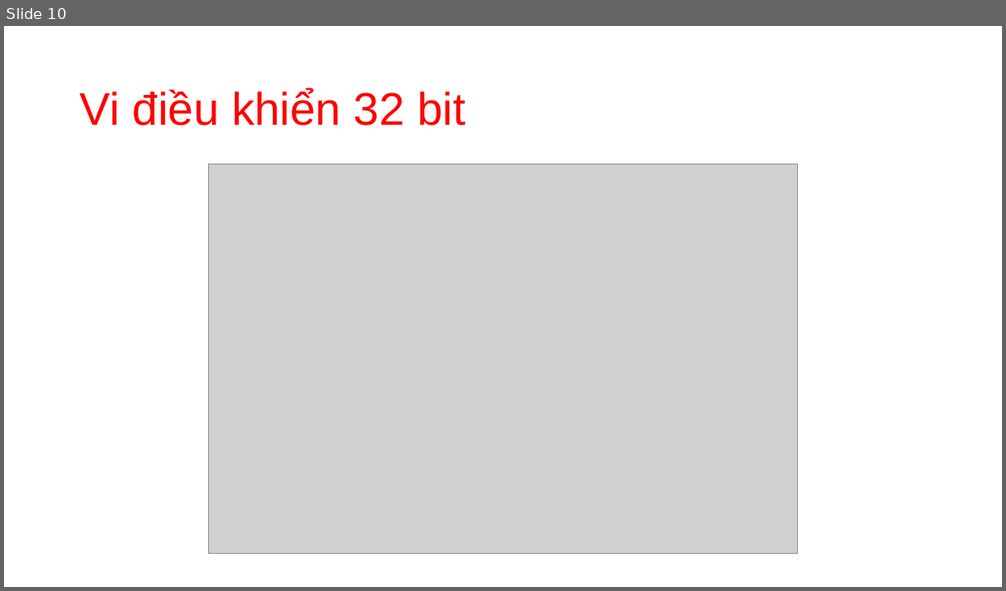
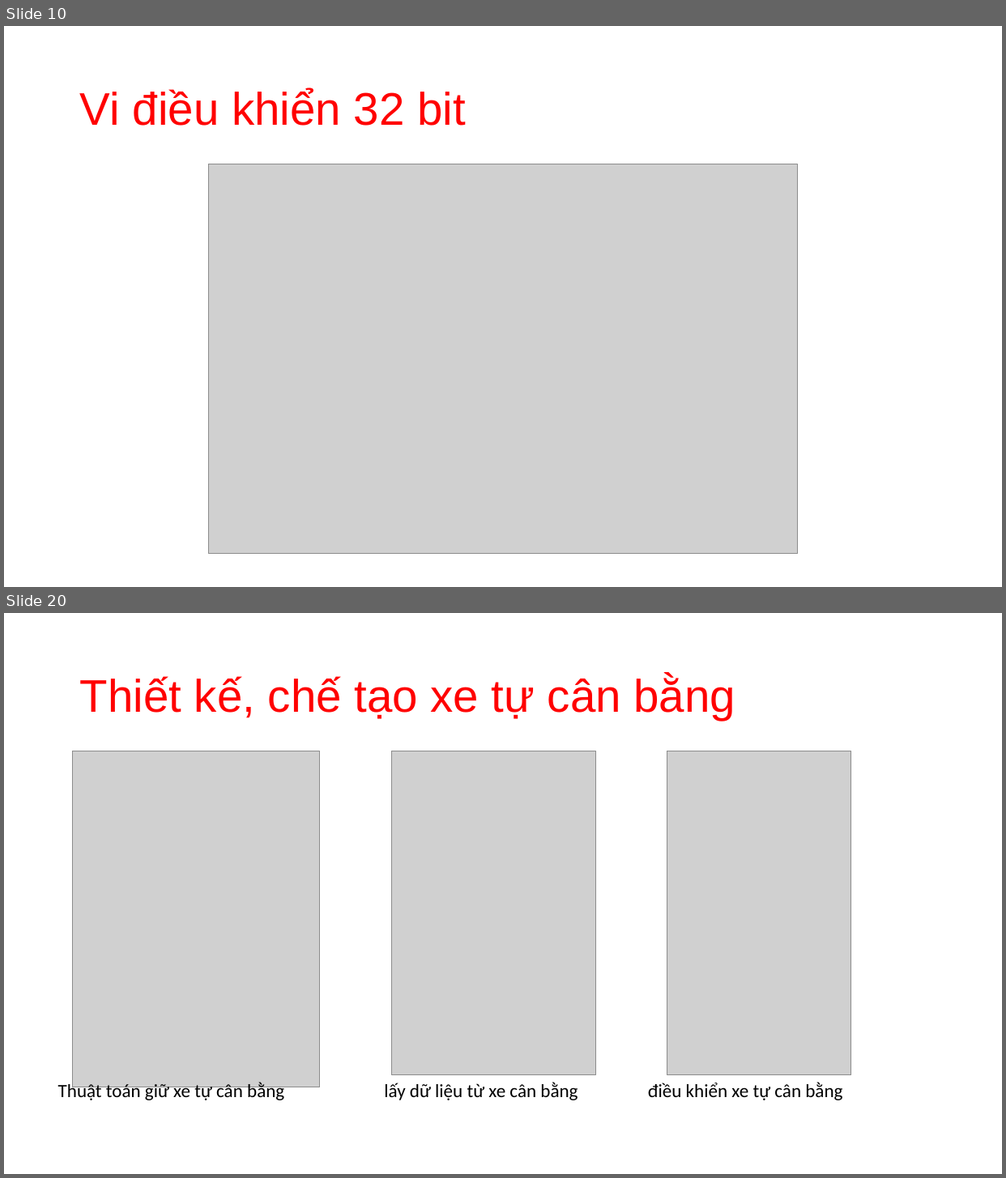
Before and after one commit to thanh-pt/GraduationThesis, a slide deck: Slide/GraduationThesisSlide.pptx. Shown one above the other, each under a label of ours: slide 10 before the commit, slides 10 and 20 after it; the slides between them are not shown. The pictures are 1006x591 and 1006x1178 pixels, drawn with LibreOffice and Linux fonts; fonts in the diff are those of the drawing; grey boxes stand for pictures. Boxes give left, top, right and bottom in pixels: in the first picture for what was removed or moved away, otherwise in the second. Text is boxed around its words. In the diff, an @@ line names an element or a change of style, - is before the commit and + after.

```diff
--- a/Slide/GraduationThesisSlide.pptx
+++ b/Slide/GraduationThesisSlide.pptx
@@ slide 20 added at bbox=[4, 613, 1002, 1174], background #FFFFFF @@
@@ title added at bbox=[80, 675, 736, 720], 44 pt, text #FF0000 @@
+Thiết kế, chế tạo xe tự cân bằng
@@ picture added at bbox=[73, 752, 320, 1088] @@
@@ picture added at bbox=[392, 752, 595, 1076] @@
@@ picture added at bbox=[667, 752, 850, 1076] @@
@@ text added at bbox=[58, 1081, 284, 1102], 18 pt, text #000000 @@
+Thuật toán giữ xe tự cân bằng
@@ text added at bbox=[384, 1082, 577, 1101], 18 pt, text #000000 @@
+lấy dữ liệu từ xe cân bằng
@@ text added at bbox=[648, 1082, 842, 1101], 18 pt, text #000000 @@
+điều khiển xe tự cân bằng
```
Also in this commit, not shown: 2 slides changed, 7 other slides added.
